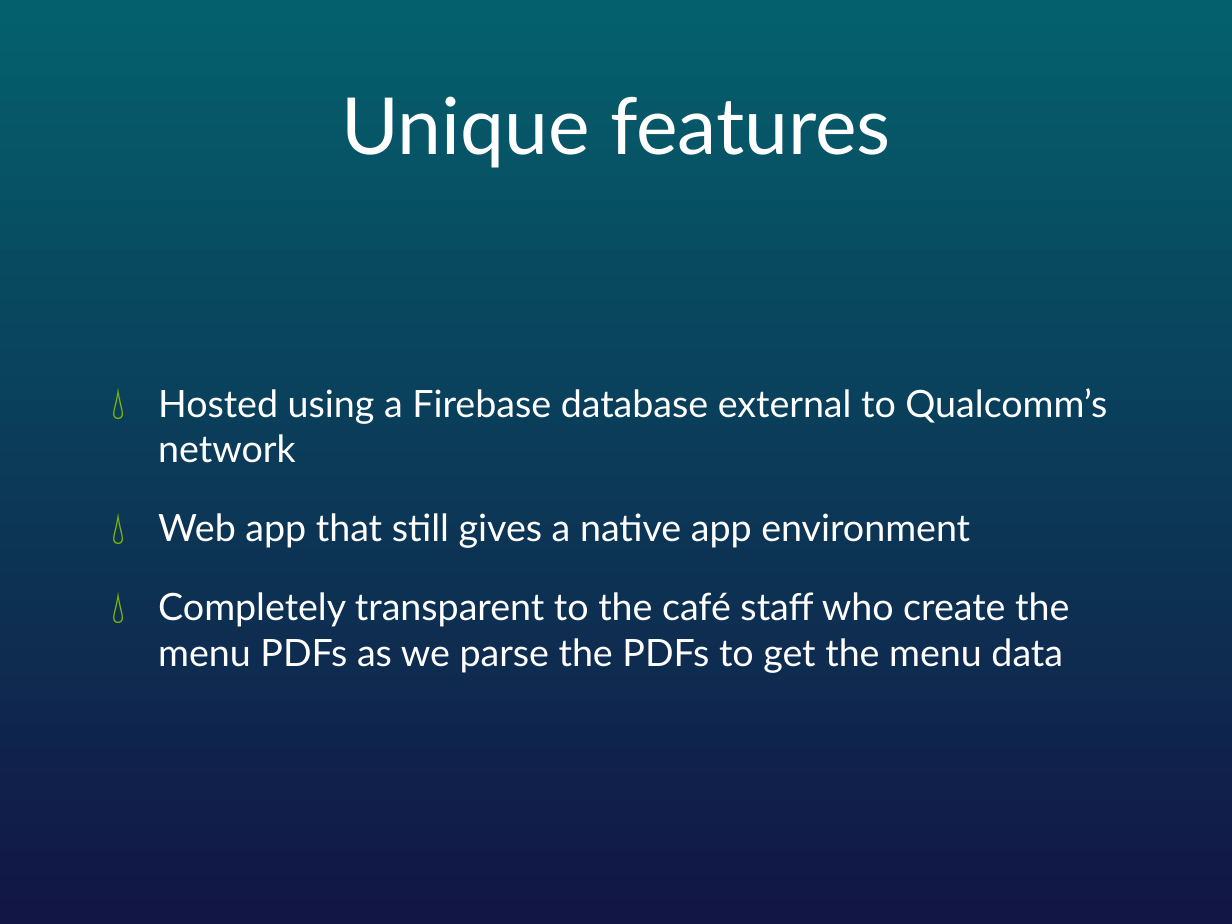
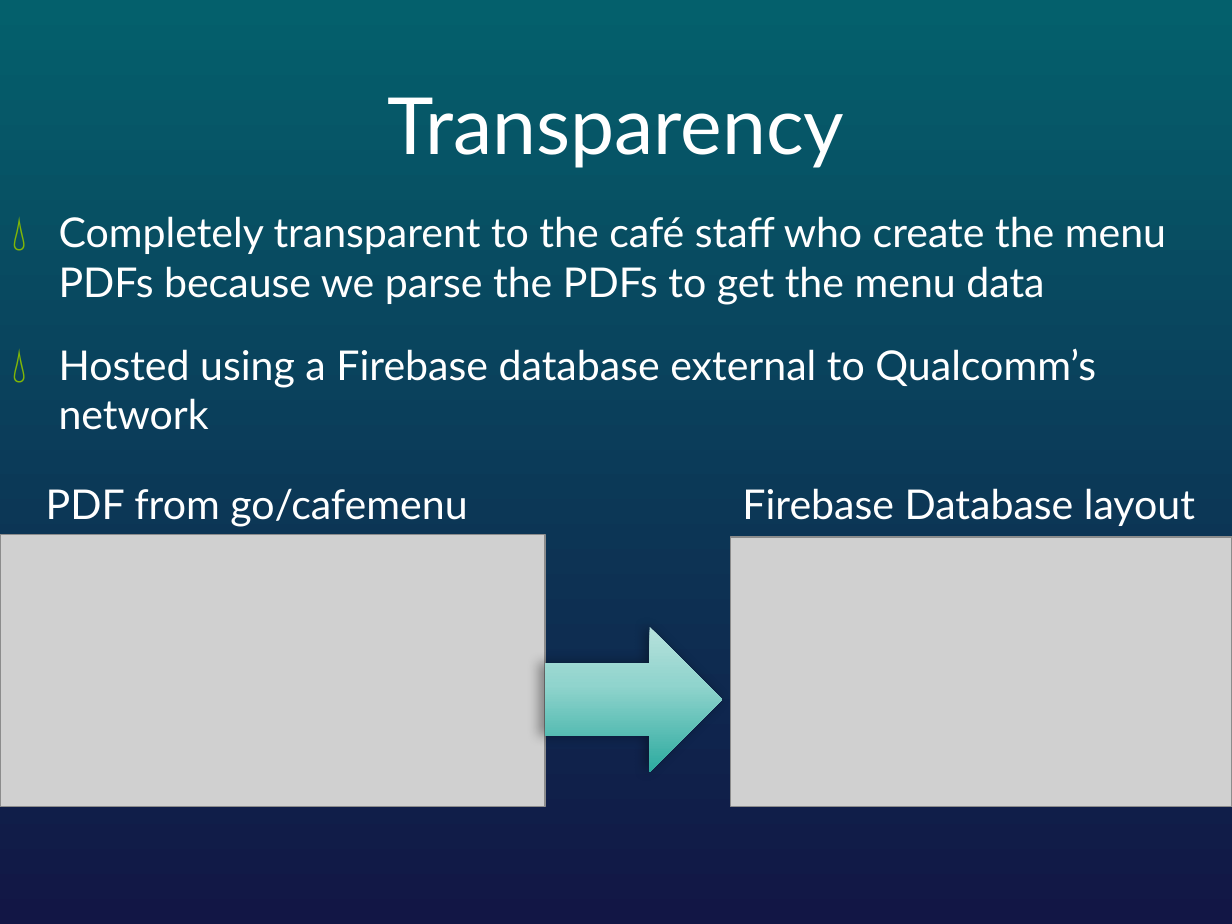
Before and after one commit to TeamBradyRocks/QByte, a slide deck: slide 4 of QByte_presentation.pptx. Drawn at 1232x924 pixels with LibreOffice and Linux fonts; fonts in the diff are those of the drawing; grey boxes stand for pictures. Boxes give left, top, right and bottom in pixels: in the first picture for what was removed or moved away, otherwise in the second. Text is boxed around its words. In the diff, an @@ line names an element or a change of style, - is before the commit and + after.

Commit message:
made changes to ppt

```diff
--- a/QByte_presentation.pptx
+++ b/QByte_presentation.pptx
@@ title at bbox=[388, 97, 845, 168]: text changed @@
-Unique features
+Transparency
@@ text "Completely transparent to the café ...": place and size @@
-text "Completely transparent to the café ..." at bbox=[158, 388, 1107, 673]
+text "Completely transparent to the café ..." at bbox=[59, 216, 1166, 388]
@@ text at bbox=[59, 216, 1166, 304]: paragraph added @@
+💧 Completely transparent to the café staff who create the menu PDFs because we parse the PDFs to get the menu data
@@ text at bbox=[59, 348, 1096, 388]: size 22 to 24 pt in "Hosted using a Firebase database external to ..." @@
@@ text added at bbox=[46, 488, 467, 527], 24 pt, text #FFFFFF @@
+PDF from go/cafemenu
@@ text added at bbox=[742, 488, 1195, 526], 24 pt, text #FFFFFF @@
+Firebase Database layout
@@ picture added at bbox=[0, 535, 545, 807] @@
@@ text at bbox=[158, 513, 1069, 673]: paragraphs removed @@
-💧 Web app that still gives a native app environment
-💧 Completely transparent to the café staff who create the menu PDFs as we parse the PDFs to get the menu data
@@ picture added at bbox=[731, 537, 1232, 807] @@
@@ right arrow added at bbox=[545, 627, 722, 772], fill gradient #B8E2DC to #90D5CD to #2DAA9F @@
```
Also in this commit, not shown: 1 other slide changed, 2 other files.
